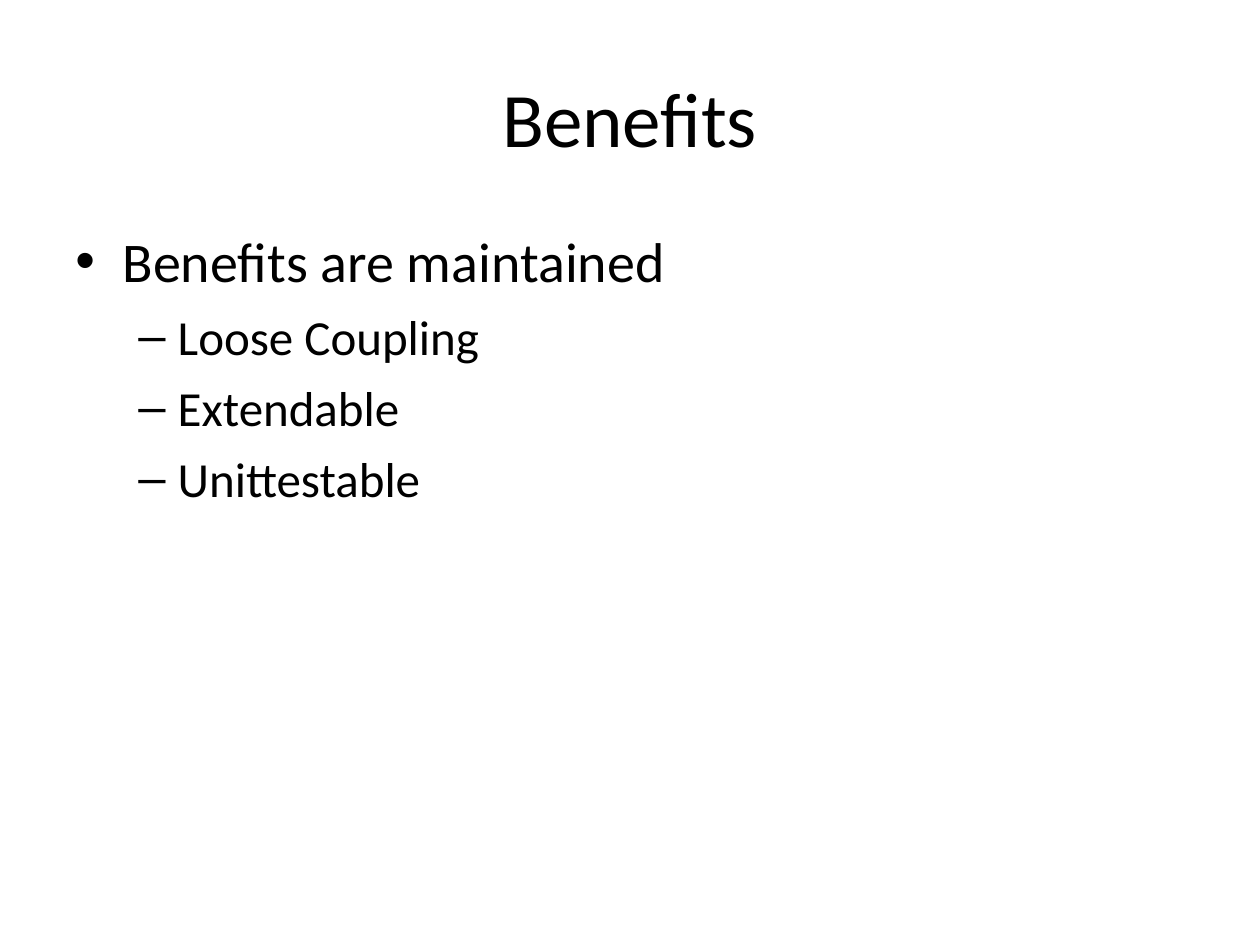
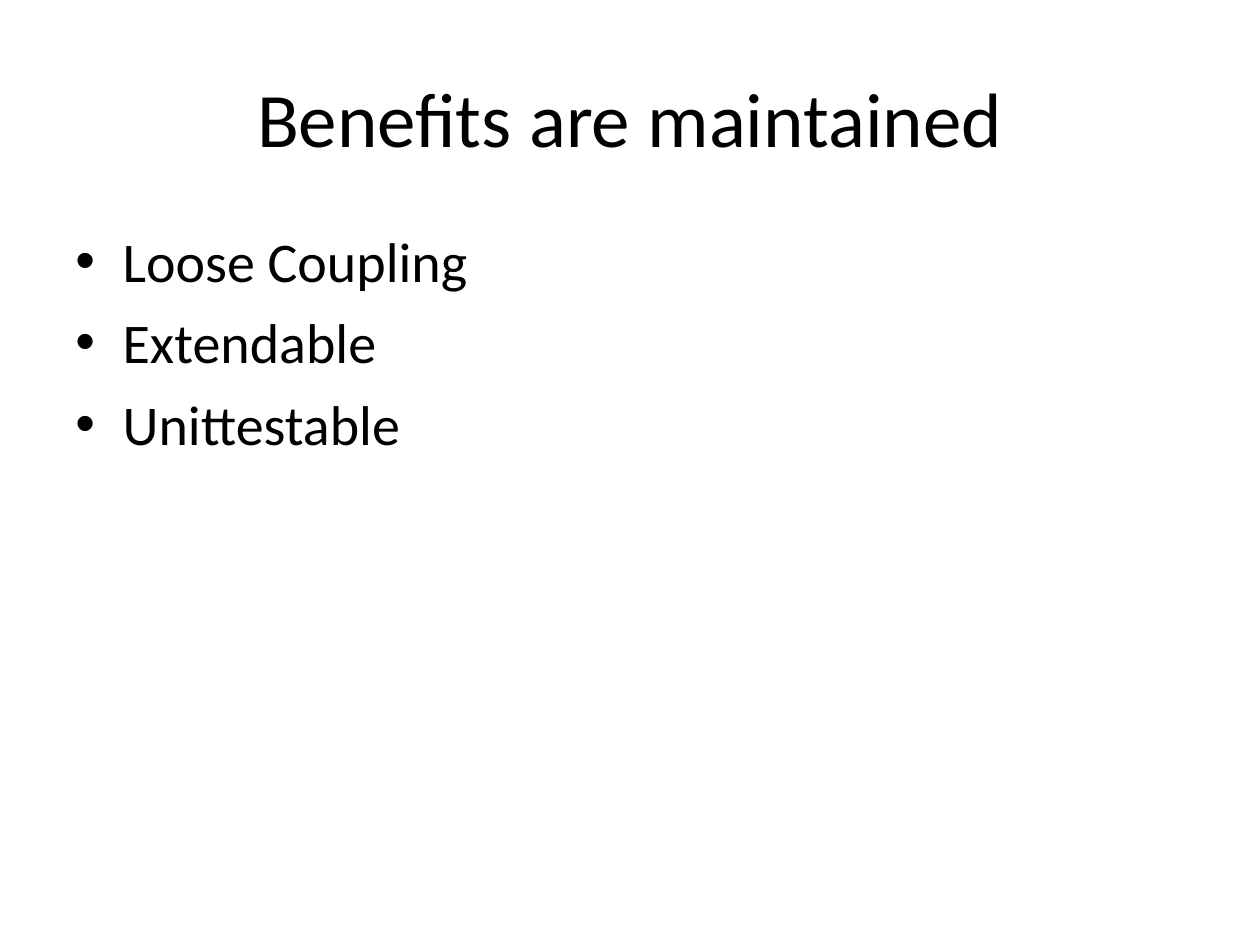
Before and after one commit to kamyu104/GofPatterns, a slide deck: slide 40 of Effective patterns.ppt (slide 39 before the commit). Drawn at 1260x945 pixels with LibreOffice and Linux fonts; fonts in the diff are those of the drawing. Boxes give left, top, right and bottom in pixels: in the first picture for what was removed or moved away, otherwise in the second. Text is boxed around its words. In the diff, an @@ line names an element or a change of style, - is before the commit and + after.

```diff
--- a/Effective patterns.ppt
+++ b/Effective patterns.ppt
@@ title at (257,93,1002,148): text changed @@
-Benefits
+Benefits are maintained
@@ text "Loose Coupling" at (123,243,468,446): size 28 to 32 pt; bullet – to •; list level 2 to 1 in "Loose Coupling"; list level 2 to 1 in "Extendable"; list level 2 to 1 in "Unittestable" @@
@@ text at (123,243,665,283): paragraph removed @@
-• Benefits are maintained
```
Also in this commit, not shown: 3 other slides changed, 8 slides added, 5 slides removed, 3 other files.
